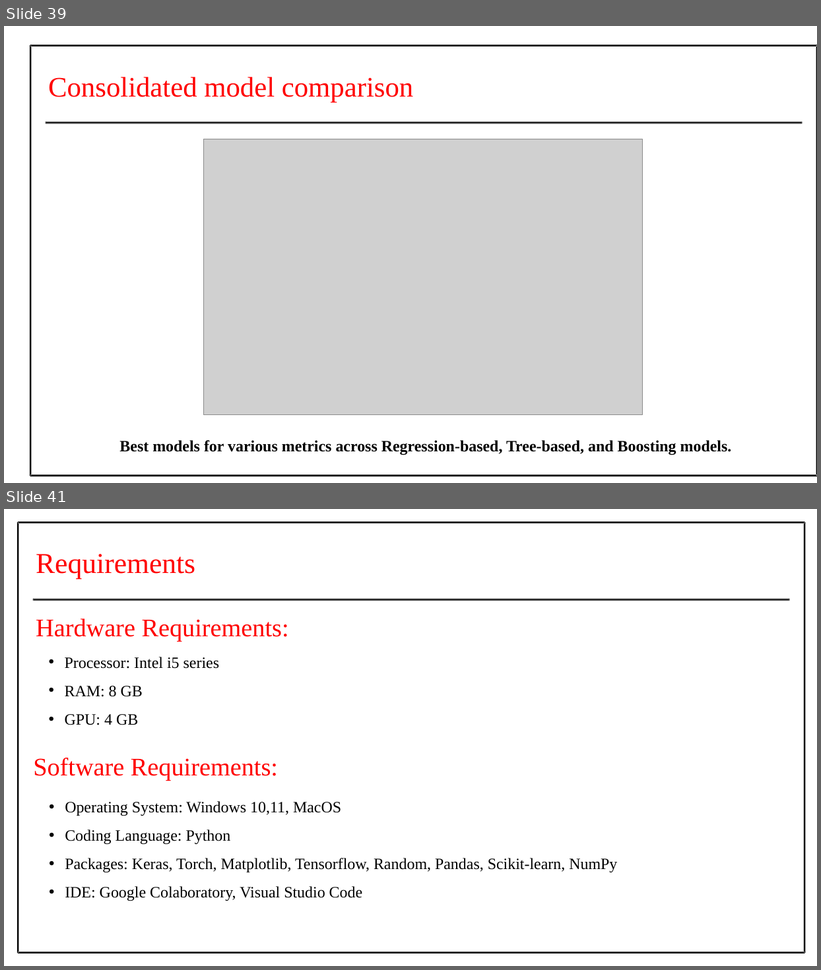
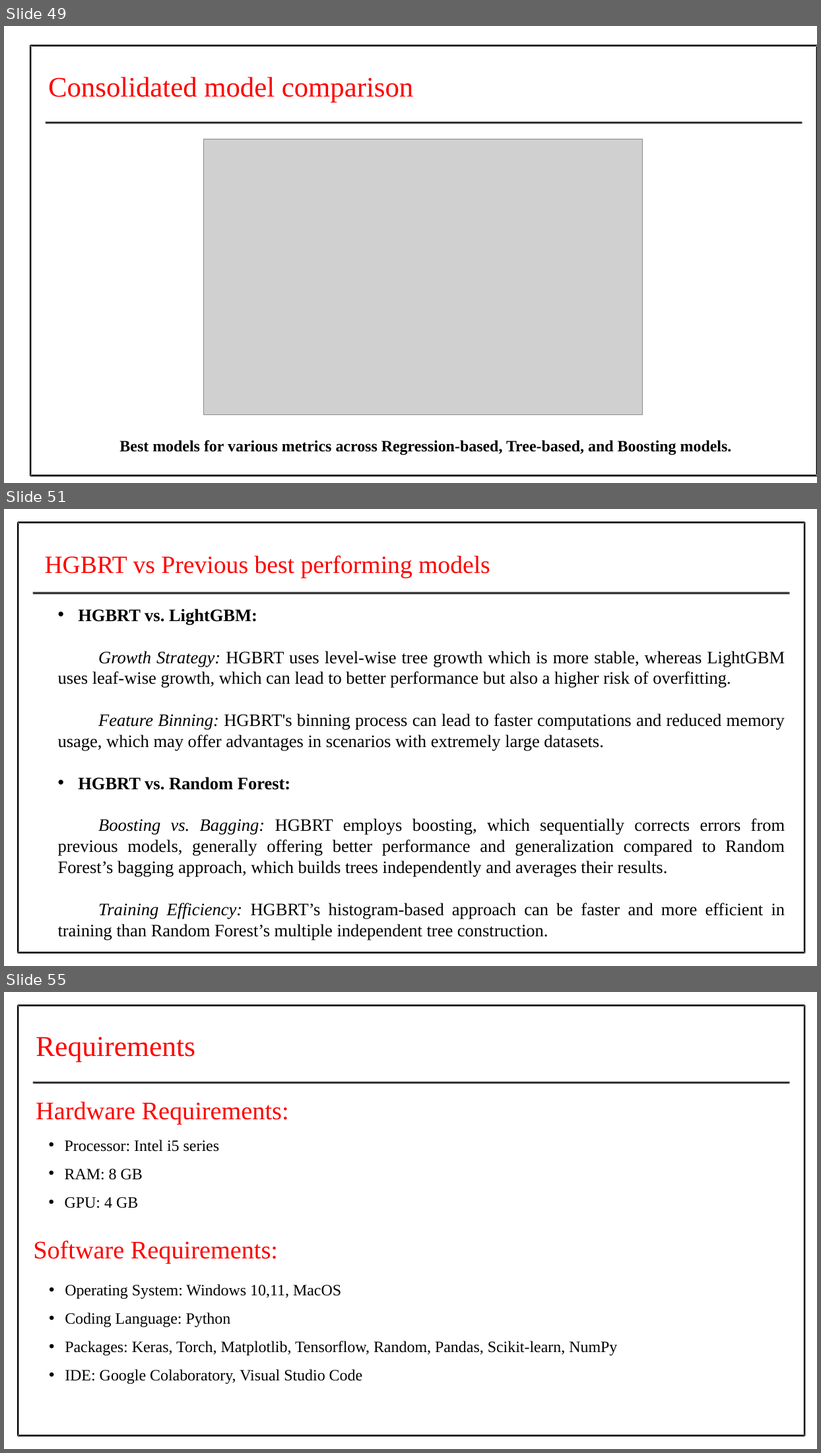
Before and after one commit to Prithiv-vijai/5g_MEC, a slide deck: Batch_4 IT-G2 review 1.pptx. Shown one above the other, each under a label of ours: slides 39 and 41 before the commit, slides 49, 51 and 55 after it; the slides between them are not shown. The pictures are 821x970 and 821x1453 pixels, drawn with LibreOffice and Linux fonts; fonts in the diff are those of the drawing; grey boxes stand for pictures. Boxes give left, top, right and bottom in pixels: in the first picture for what was removed or moved away, otherwise in the second. Text is boxed around its words. In the diff, an @@ line names an element or a change of style, - is before the commit and + after.

```diff
--- a/Batch_4 IT-G2 review 1.pptx
+++ b/Batch_4 IT-G2 review 1.pptx
@@ slide 51 added at [4,509,817,966], background #FFFFFF @@
@@ freeform shape added at [17,522,805,954], fill #000000 @@
@@ text added at [45,555,490,578], 44 pt, text #FF0000 @@
+  HGBRT vs Previous best performing models
@@ freeform shape added at [33,592,789,594], fill #000000 @@
@@ freeform shape added at [33,592,790,594], fill #595959 @@
@@ text added at [58,609,785,940], 31 pt, text #000000 @@
+  • HGBRT vs. LightGBM:
+  Growth Strategy: HGBRT uses level-wise tree growth which is more stable, whereas LightGBM uses leaf-wise growth, which can lead to better performance but also a higher risk of overfitting.
+  Feature Binning: HGBRT's binning process can lead to faster computations and reduced memory usage, which may offer advantages in scenarios with extremely large datasets.
+  • HGBRT vs. Random Forest:
+  Boosting vs. Bagging: HGBRT employs boosting, which sequentially corrects errors from previous models, generally offering better performance and generalization compared to Random Forest’s bagging approach, which builds trees independently and averages their results.
+  Training Efficiency: HGBRT’s histogram-based approach can be faster and more efficient in training than Random Forest’s multiple independent tree construction.
@@ what was slide 39 is now slide 49 @@
@@ what was slide 41 is now slide 55 @@
```
Also in this commit, not shown: 9 slides changed, 13 other slides added.
